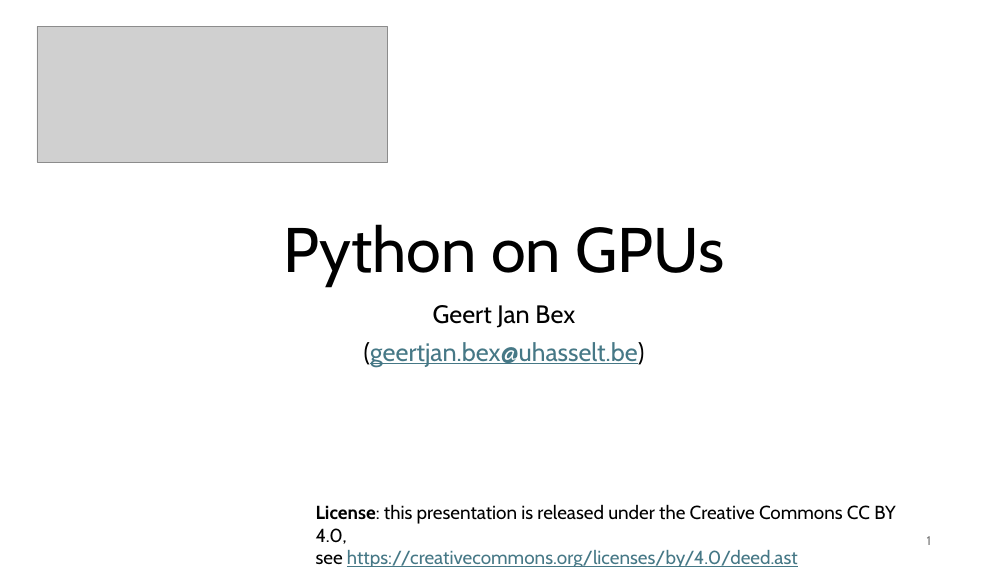
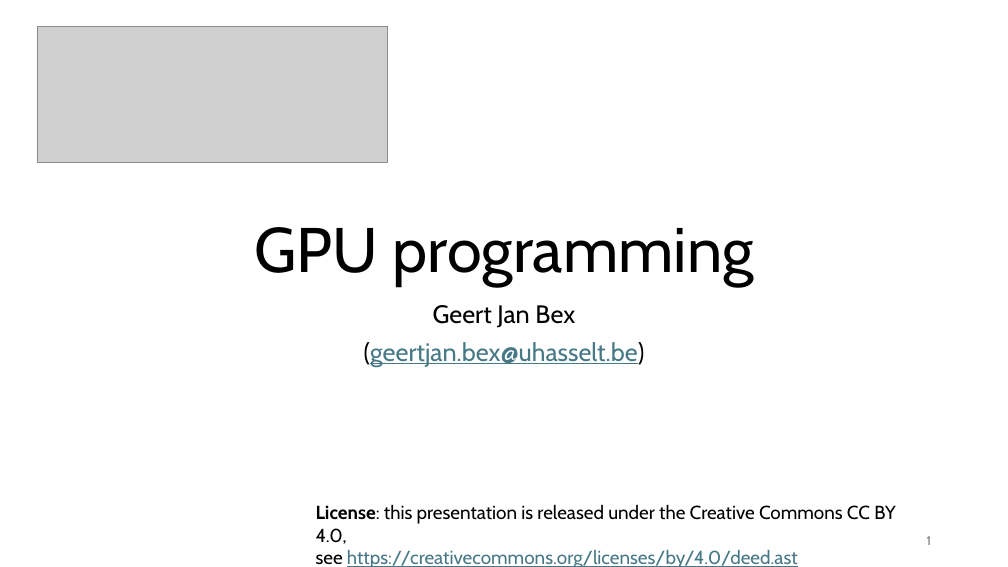
Before and after one commit to gjbex/GPU-programming, a slide deck: slide 1 of gpu_programming.pptx. Drawn at 1008x567 pixels with LibreOffice and Linux fonts; fonts in the diff are those of the drawing; grey boxes stand for pictures. Boxes give left, top, right and bottom in pixels: in the first picture for what was removed or moved away, otherwise in the second. Text is boxed around its words. In the diff, an @@ line names an element or a change of style, - is before the commit and + after.

```diff
--- a/gpu_programming.pptx
+++ b/gpu_programming.pptx
@@ title at bbox=[254, 227, 754, 287]: text changed @@
-Python on GPUs
+GPU programming
```
Also in this commit, not shown: 4 other slides changed.
